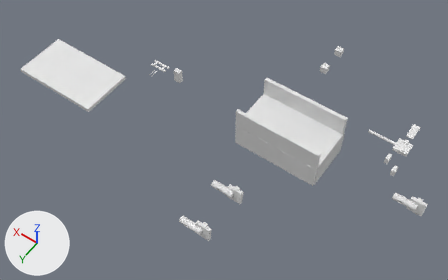
Renders of the Blender file Nozzle.blend from each side of a commit.
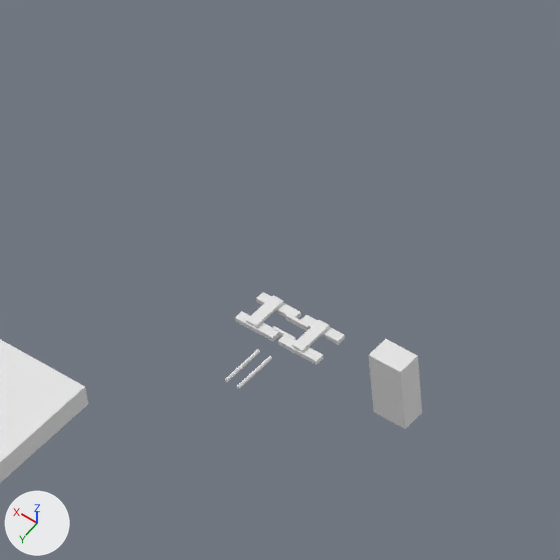
The first picture shows the older version from a 50 mm camera at (-50.8, 93.9, 130.7) aimed at (8.9, 10.3, -0.6). The close-ups show both versions on the part from 25% to 46% of the width and 4% to 38% of the height of that picture. Lighting does not change. The marker at lower left points along +X, +Y and +Z.
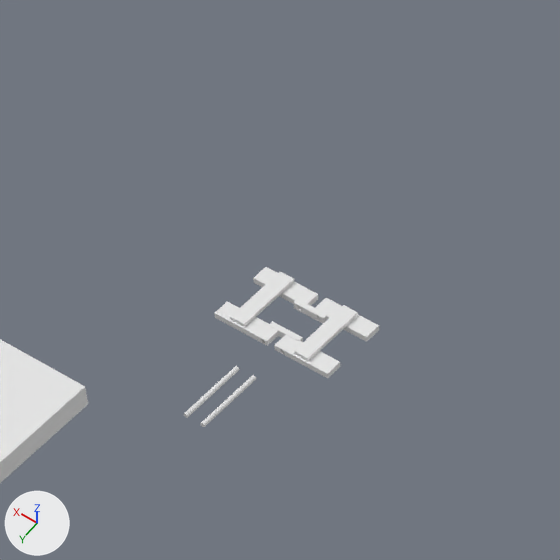
Boxes (x1, y1, x2, y2) around the edits, measured in the close-ups (560 x 560 px):
'Cube.031', moved (not visible afterwards)
    before: (368, 339, 422, 429)
'Cube.037', moved, rescaled (67% wider, 65% taller)
    before: (246, 295, 284, 328)
    after: (230, 272, 294, 327)
'Cube.036', moved, rescaled (67% wider, 68% taller)
    before: (292, 320, 330, 353)
    after: (294, 305, 358, 361)
'Cube.026', moved, rescaled (45% wider, 42% taller)
    before: (278, 335, 324, 365)
    after: (274, 335, 341, 378)
'Cube.040', moved, rescaled (44% wider, 45% taller)
    before: (301, 315, 345, 345)
    after: (315, 298, 379, 342)
'Cube.038', moved, rescaled (47% wider, 45% taller)
    before: (235, 311, 279, 341)
    after: (214, 302, 279, 346)
'Cube.039', moved, rescaled (43% wider, 43% taller)
    before: (256, 292, 301, 319)
    after: (253, 267, 318, 306)
'Cylinder.005', moved, rescaled (58% wider, 56% taller)
    before: (237, 356, 272, 389)
    after: (200, 375, 256, 427)
'Cylinder.007', moved, rescaled (58% wider, 56% taller)
    before: (225, 349, 260, 382)
    after: (184, 366, 240, 418)
'Cube.034', moved, rescaled (46% wider, 39% taller)
    before: (286, 314, 309, 331)
    after: (293, 299, 327, 323)
'Cube.035', moved, rescaled (40% wider, 47% taller)
    before: (272, 326, 296, 340)
    after: (269, 321, 303, 342)

What the commit changed:
Object 'Cube.031' (ob_cube_031) moves from (32.87, -0.49, 0.51) to (52.46, 24.12, 0.51).
Object 'Cube.026' (ob_cube_026) moves from (38.53, 0.01, 0.0) to (38.0, 0.15, -0.01).
Object 'Cube.026' (ob_cube_026) is rescaled from (1.23, 0.277, 0.131) to (1.7, 0.505, 0.168).
Object 'Cube.035' (ob_cube_035) moves from (39.86, -0.3, -0.02) to (39.83, -0.41, -0.03).
Object 'Cube.035' (ob_cube_035) is rescaled from (0.699, 0.0877, 0.164) to (0.969, 0.16, 0.209).
Object 'Cube.036' (ob_cube_036) moves from (38.57, -0.86, 0.21) to (38.04, -1.43, 0.26).
Object 'Cube.036' (ob_cube_036) is rescaled from (1.09, 0.329, 0.0891) to (1.98, 0.456, 0.114).
Object 'Cube.038' (ob_cube_038) moves from (41.33, 0.01, 0.0) to (41.88, 0.15, -0.01).
Object 'Cube.038' (ob_cube_038) is rescaled from (1.23, 0.277, 0.131) to (1.7, 0.505, 0.168).
Object 'Cube.037' (ob_cube_037) moves from (41.53, -0.86, 0.21) to (42.16, -1.43, 0.26).
Object 'Cube.037' (ob_cube_037) is rescaled from (1.09, 0.329, 0.0891) to (1.98, 0.456, 0.114).
Object 'Cube.039' (ob_cube_039) moves from (41.33, -1.67, 0.0) to (41.88, -2.91, -0.01).
Object 'Cube.039' (ob_cube_039) is rescaled from (1.23, 0.277, 0.131) to (1.7, 0.505, 0.168).
Object 'Cube.040' (ob_cube_040) moves from (38.53, -1.7, 0.0) to (38.0, -2.96, -0.01).
Object 'Cube.040' (ob_cube_040) is rescaled from (1.23, 0.277, 0.131) to (1.7, 0.505, 0.168).
Object 'Cube.034' (ob_cube_034) moves from (39.86, -1.38, -0.02) to (39.83, -2.38, -0.03).
Object 'Cube.034' (ob_cube_034) is rescaled from (0.699, 0.0877, 0.164) to (0.969, 0.16, 0.209).
Object 'Cylinder.005' (ob_cylinder_005) moves from (39.4, 2.58, 0.0) to (39.21, 4.83, -0.01).
Object 'Cylinder.005' (ob_cylinder_005) is rescaled from (0.1, 0.1, 1.27) to (0.139, 0.128, 1.99).
Object 'Cylinder.007' (ob_cylinder_007) moves from (40.18, 2.58, 0.0) to (40.29, 4.83, -0.01).
Object 'Cylinder.007' (ob_cylinder_007) is rescaled from (0.1, 0.1, 1.27) to (0.139, 0.128, 1.99).
